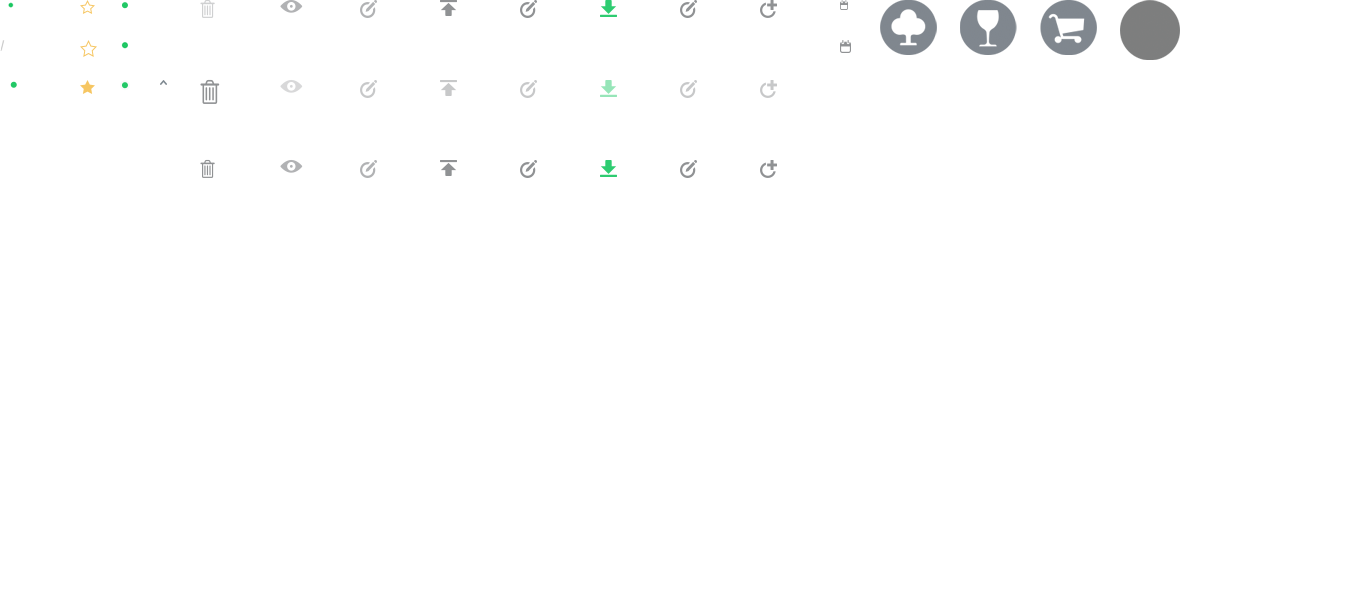
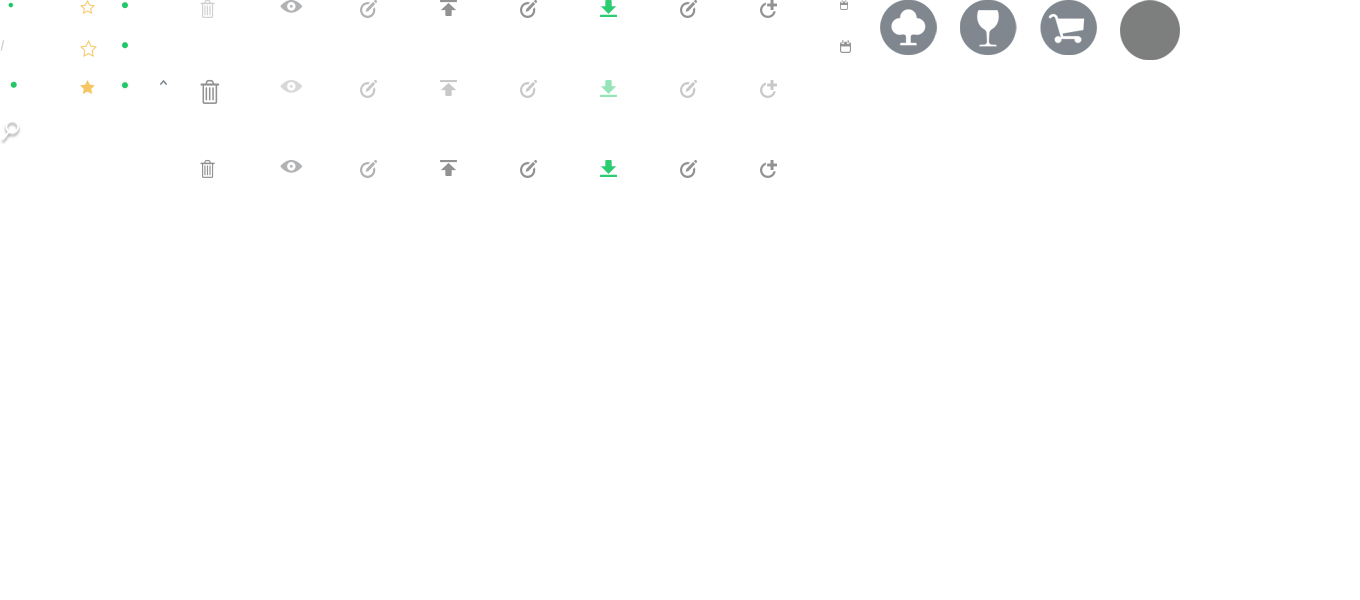
The second w=1360, h=600 image is a revision of the first. Changes to its layers:
added layer "Layer 11" above "Ellipse 3 copy 7" over [0, 122, 21, 145]
